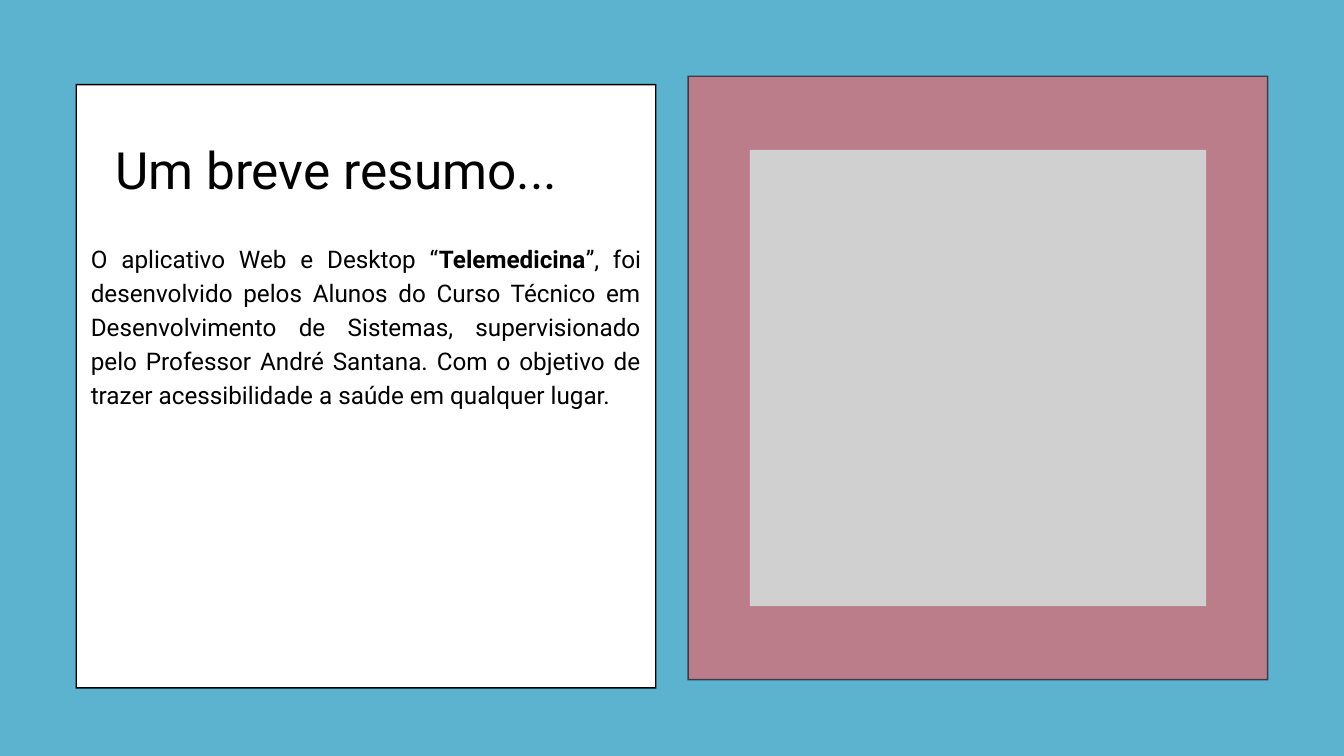
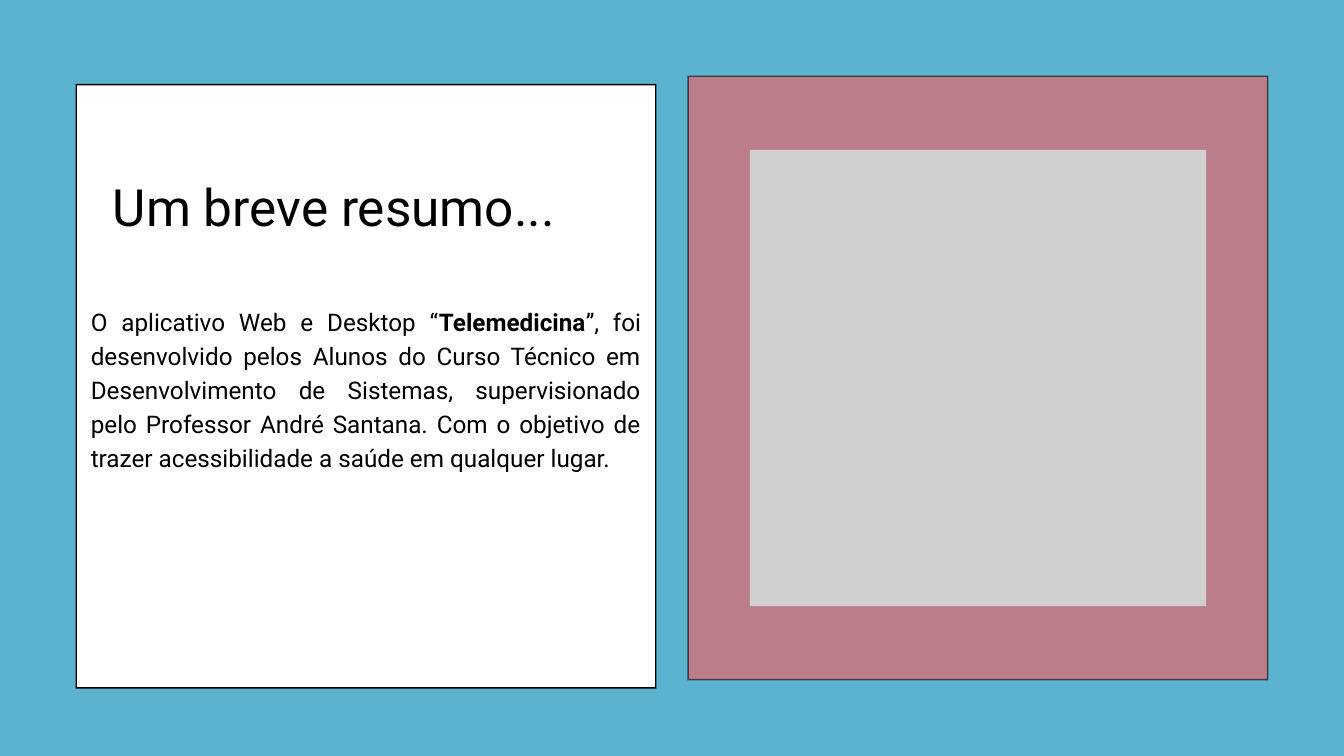
Before and after one commit to Bandclay-j/projeto_integrador_telemedicina, a slide deck: slide 2 of documentacao/TeleMedicina.pptx. Drawn at 1344x756 pixels with LibreOffice and Linux fonts; fonts in the diff are those of the drawing; grey boxes stand for pictures. Boxes give left, top, right and bottom in pixels: in the first picture for what was removed or moved away, otherwise in the second. Text is boxed around its words. In the diff, an @@ line names an element or a change of style, - is before the commit and + after.

```diff
--- a/documentacao/TeleMedicina.pptx
+++ b/documentacao/TeleMedicina.pptx
@@ text "Um breve resumo...": place and size @@
-text "Um breve resumo..." at bbox=[115, 150, 557, 190]
+text "Um breve resumo..." at bbox=[113, 187, 555, 227]
@@ text "O aplicativo Web e Desktop ...": place and size @@
-text "O aplicativo Web e Desktop ..." at bbox=[91, 249, 641, 409]
+text "O aplicativo Web e Desktop ..." at bbox=[91, 312, 641, 472]
```
Also in this commit, not shown: 5 other slides changed, 10 slides added.
